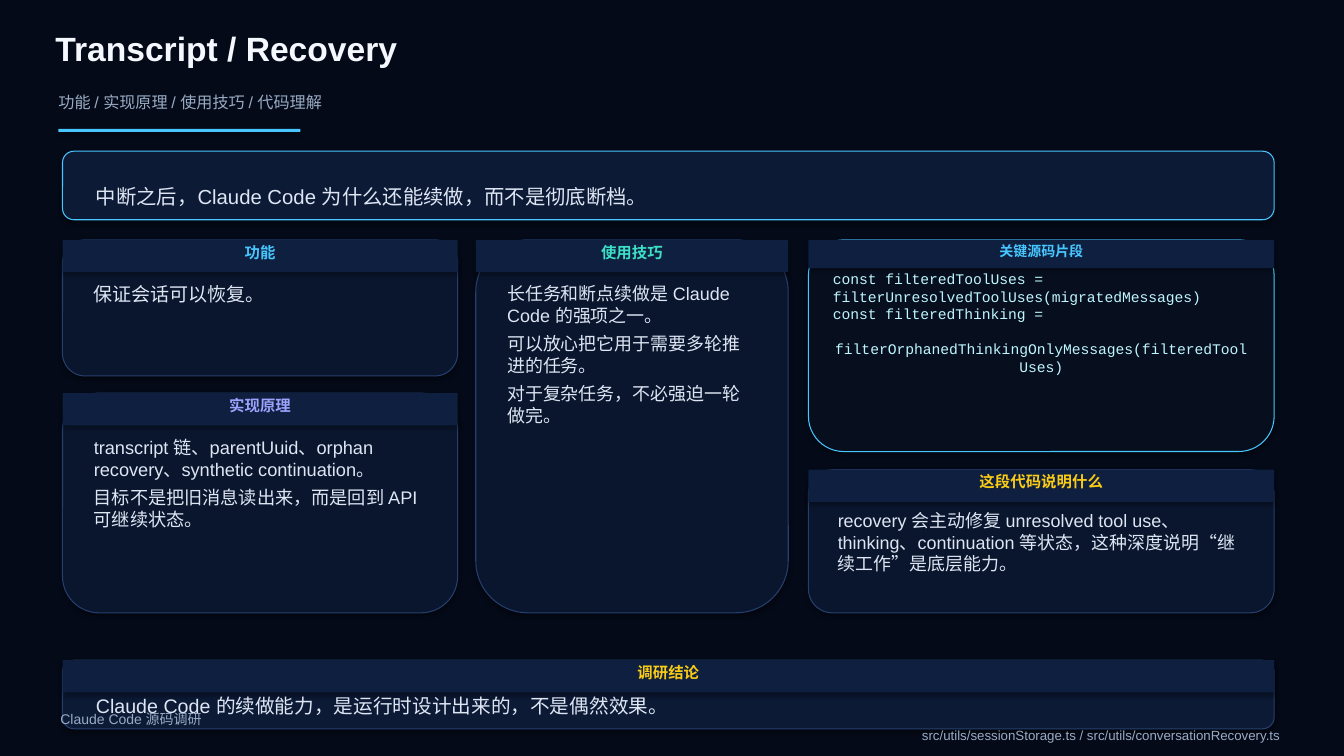
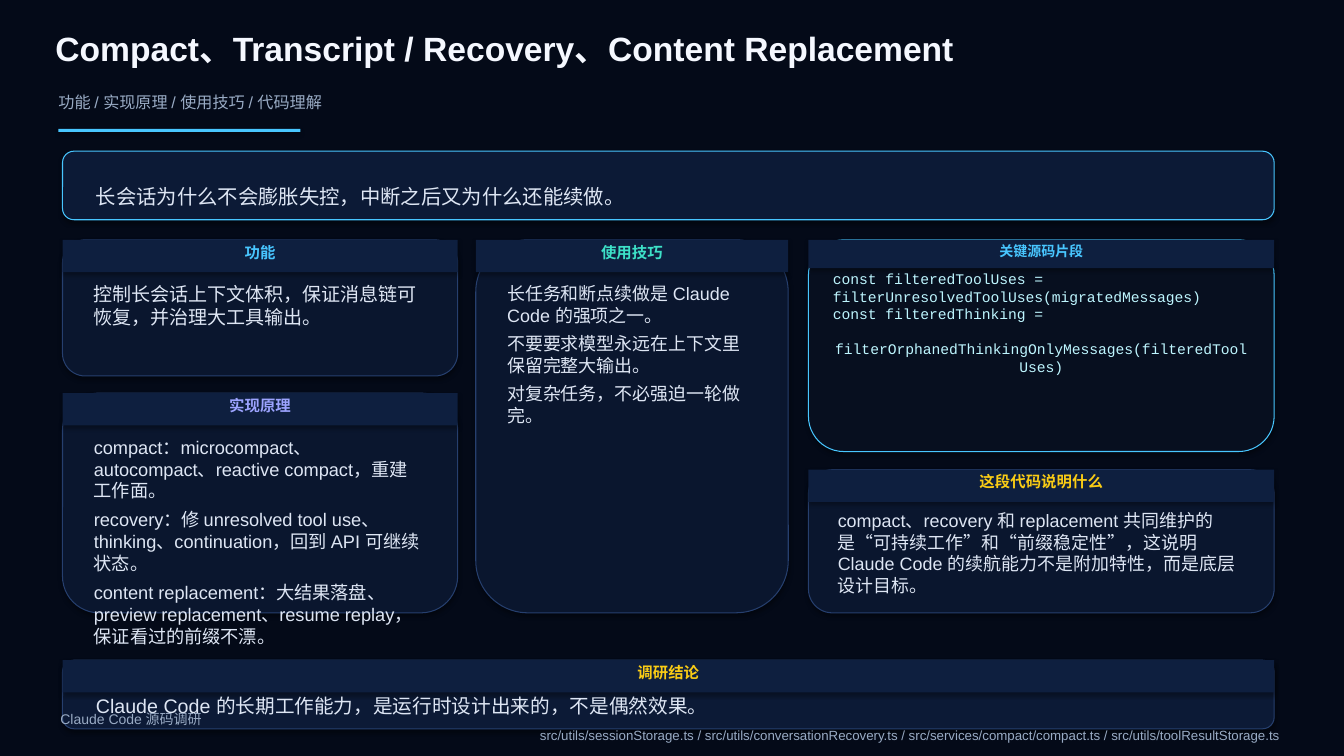
Before and after one commit to boboliu-1010/ccode, a slide deck: slide 19 of docs/zh/10-Claude Code 源码调研.pptx (slide 28 before the commit). Drawn at 1344x756 pixels with LibreOffice and Linux fonts; fonts in the diff are those of the drawing. Boxes give left, top, right and bottom in pixels: in the first picture for what was removed or moved away, otherwise in the second. Text is boxed around its words. In the diff, an @@ line names an element or a change of style, - is before the commit and + after.

```diff
--- a/docs/zh/10-Claude Code 源码调研.pptx
+++ b/docs/zh/10-Claude Code 源码调研.pptx
@@ text at (55, 36, 953, 68): text changed @@
-Transcript / Recovery
+Compact、Transcript / Recovery、Content Replacement
@@ text at (96, 187, 624, 206): text changed @@
-中断之后，Claude Code 为什么还能续做，而不是彻底断档。
+长会话为什么不会膨胀失控，中断之后又为什么还能续做。
@@ text at (94, 285, 417, 326): text changed @@
-保证会话可以恢复。
+控制长会话上下文体积，保证消息链可恢复，并治理大工具输出。
@@ text at (507, 335, 741, 424): text changed @@
-可以放心把它用于需要多轮推进的任务。
-对于复杂任务，不必强迫一轮做完。
+不要要求模型永远在上下文里保留完整大输出。
+对复杂任务，不必强迫一轮做完。
@@ text at (94, 440, 420, 645): text changed @@
-transcript 链、parentUuid、orphan recovery、synthetic continuation。
-目标不是把旧消息读出来，而是回到 API 可继续状态。
+compact：microcompact、autocompact、reactive compact，重建工作面。
+recovery：修 unresolved tool use、thinking、continuation，回到 API 可继续状态。
+content replacement：大结果落盘、preview replacement、resume replay，保证看过的前缀不漂。
@@ text at (838, 512, 1236, 594): text changed @@
-recovery 会主动修复 unresolved tool use、thinking、continuation 等状态，这种深度说明“继续工作”是底层能力。
+compact、recovery 和 replacement 共同维护的是“可持续工作”和“前缀稳定性”，这说明 Claude Code 的续航能力不是附加特性，而是底层设计目标。
@@ text at (96, 696, 707, 718): text changed @@
-Claude Code 的续做能力，是运行时设计出来的，不是偶然效果。
+Claude Code 的长期工作能力，是运行时设计出来的，不是偶然效果。
@@ text at (540, 730, 1279, 743): text changed @@
-src/utils/sessionStorage.ts / src/utils/conversationRecovery.ts
+src/utils/sessionStorage.ts / src/utils/conversationRecovery.ts / src/services/compact/compact.ts / src/utils/toolResultStorage.ts
```
Also in this commit, not shown: 29 other slides changed, 2 slides added, 18 slides removed, 2 other files.
